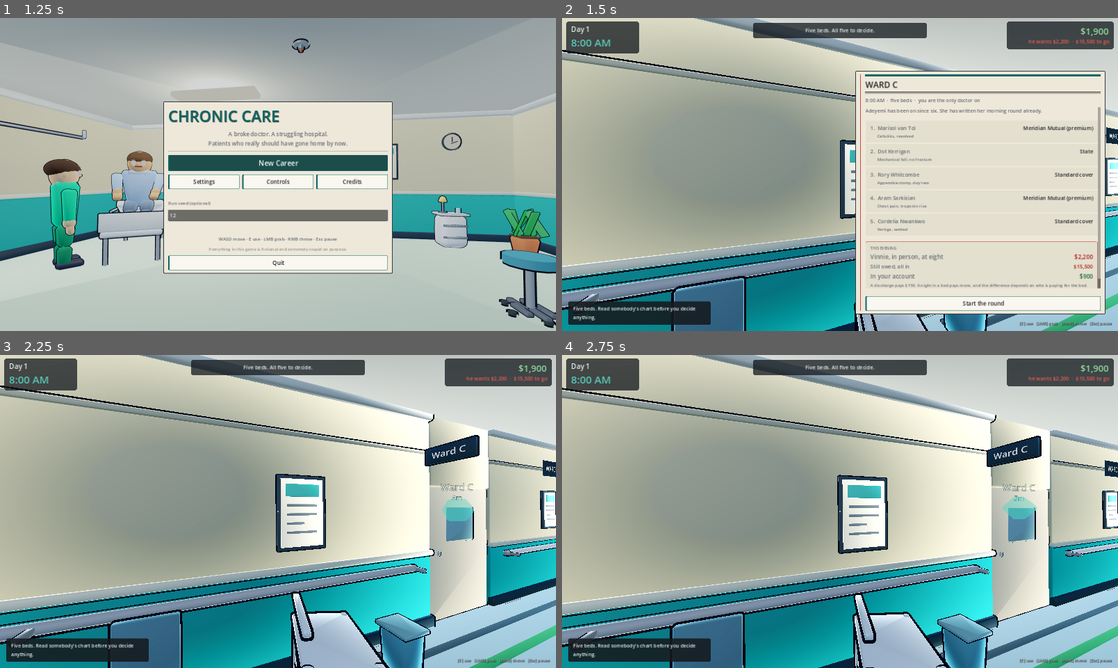
Above: before the commit, frames 1-4 (two rows, left to right).
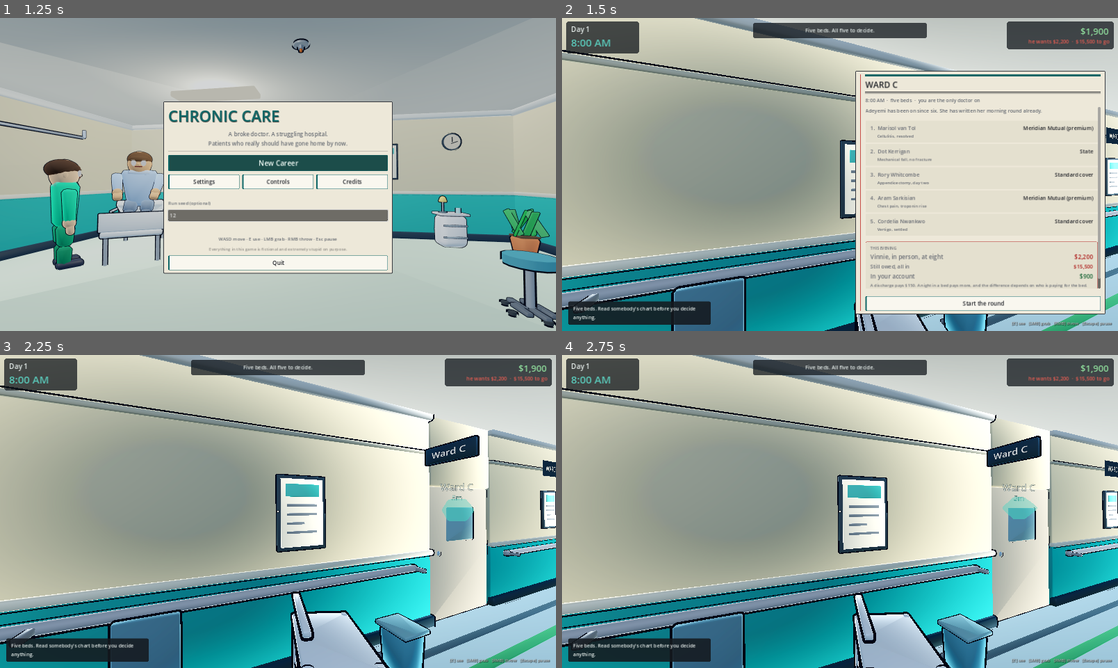
Above: after the commit, the same moments.

Repository: masonobegi/crypts-of-chaos
Game: Godot game, scene res://scenes/Boot.tscn
Two runs of this game, one before a commit and one after it. Both use one fixed random seed, a clock stepped at 60 frames per second and the inputs below.
Inputs (mouse positions are in pixels of both pictures, inside the frame that each line leads up to):
- Up to frame 1 (1.25 s): click (278, 215) at 0.52 s; type "12" at 0.6 s
- Up to frame 2 (1.5 s): click "New Career" at 1.25 s
- Up to frame 3 (2.25 s): click "Start the round" at 2 s
- Up to frame 4 (2.75 s): no input

Frame 1 is identical in both runs. In frame 2, 0.1% of the frame differs, in the area x 80-99%, y 97-99%; in frame 3, 0.1%, in the area x 49-99%, y 49-99%; in frame 4, 0.1%.

Commit message:
The HUD told you to press keys you had rebound
Rebinding is a headline setting with a whole screen behind it, and the
bottom-right reminder was hardcoded to "[E] use [LMB] grab [RMB] throw [Esc]
pause". A player who moved "use" to F was told to press E for the rest of the
game, permanently, by the HUD. It is built from the InputMap now and follows a
rebind while the game is running.

And the crosshair was a 3px white dot at 55% alpha, which is invisible against
this building — the upper walls are cream and the ceiling is near-white, and
that is most of what you look at while walking. A first-person game whose
crosshair disappears over half the screen is one people describe as "hard to
aim at things" without being able to say why. It has a dark halo now.

Co-Authored-By: Claude Opus 5 <noreply@anthropic.com>
Claude-Session: https://claude.ai/code/session_012v14cF2GepYx5imtAqBXn5

Diff:
--- a/scripts/ui/hud.gd
+++ b/scripts/ui/hud.gd
@@ -125,8 +125,18 @@
 	add_child(_crosshair)
 	# See _make_everything_click_through() at the end of _ready(). The crosshair
 	# in particular sits exactly where a captured cursor reports its position.
+	# A DARK RING ROUND A LIGHT DOT. A 3px white dot at 55% alpha is invisible
+	# against this building: the upper walls are cream (0.87,0.83,0.71) and the
+	# ceiling is near-white, which is most of what you look at while walking. A
+	# first-person game whose crosshair disappears for half the screen is one
+	# people describe as "hard to aim at things" without knowing why.
+	var halo := ColorRect.new()
+	halo.color = Color(0.05, 0.06, 0.08, 0.55)
+	halo.size = Vector2(7, 7)
+	halo.position = Vector2(-3.5, -3.5)
+	_crosshair.add_child(halo)
 	var dot := ColorRect.new()
-	dot.color = Color(1, 1, 1, 0.55)
+	dot.color = Color(1, 1, 1, 0.92)
 	dot.size = Vector2(3, 3)
 	dot.position = Vector2(-1.5, -1.5)
 	_crosshair.add_child(dot)
@@ -159,12 +169,20 @@
 	add_child(_toasts)
 
 	# ---- controls reminder
-	var help := UIKit.label("[E] use   [LMB] grab   [RMB] throw   [Esc] pause",
-		12, Color(1, 1, 1, 0.5), HORIZONTAL_ALIGNMENT_RIGHT)
+	# THE KEYS THEY ACTUALLY BOUND. Rebinding is a headline setting with a whole
+	# screen behind it, and this line was hardcoded to E/LMB/RMB — so a player who
+	# moved "use" to F was told to press E for the rest of the game, by the HUD,
+	# permanently.
+	var help := UIKit.label(_controls_line(),
+		12, Color(1, 1, 1, 0.62), HORIZONTAL_ALIGNMENT_RIGHT)
 	help.add_theme_color_override("font_shadow_color", Color(0, 0, 0, 0.7))
 	help.add_theme_constant_override("shadow_offset_y", 1)
 	UIKit.place(help, Control.PRESET_BOTTOM_RIGHT, -478, -32, 460, 22)
 	add_child(help)
+	# Follow a rebind while the game is running, rather than until next launch.
+	Settings.changed.connect(func(_k):
+		if is_instance_valid(help):
+			help.text = _controls_line())
 
 	# ---- off-screen objective arrow
 	_arrow = UIKit.label("", 26, Color(0.42, 0.90, 0.82), HORIZONTAL_ALIGNMENT_CENTER)
@@ -269,6 +287,29 @@
 	_arrow.rotation = dir.angle() + PI * 0.5
 	_arrow.text = "▲"
 	_arrow.visible = true
+
+## The bottom-right reminder, built from the InputMap rather than typed, so it
+## follows a rebind. Rebuilt on `Settings.bindings_changed` for the same reason.
+func _controls_line() -> String:
+	var bits: Array = []
+	for pair in [["interact", "use"], ["grab", "grab"], ["throw", "throw"],
+			["pause", "pause"]]:
+		bits.append("[%s] %s" % [_key_for(String(pair[0])), String(pair[1])])
+	return "   ".join(bits)
+
+static func _key_for(action: String) -> String:
+	if not InputMap.has_action(action):
+		return "?"
+	for ev in InputMap.action_get_events(action):
+		if ev is InputEventKey:
+			return OS.get_keycode_string(ev.physical_keycode if ev.physical_keycode != 0
+				else ev.keycode)
+		if ev is InputEventMouseButton:
+			match ev.button_index:
+				MOUSE_BUTTON_LEFT: return "LMB"
+				MOUSE_BUTTON_RIGHT: return "RMB"
+				MOUSE_BUTTON_MIDDLE: return "MMB"
+	return "?"
 
 func _refresh_static() -> void:
 	_day.text = "Day %d" % GameState.day
